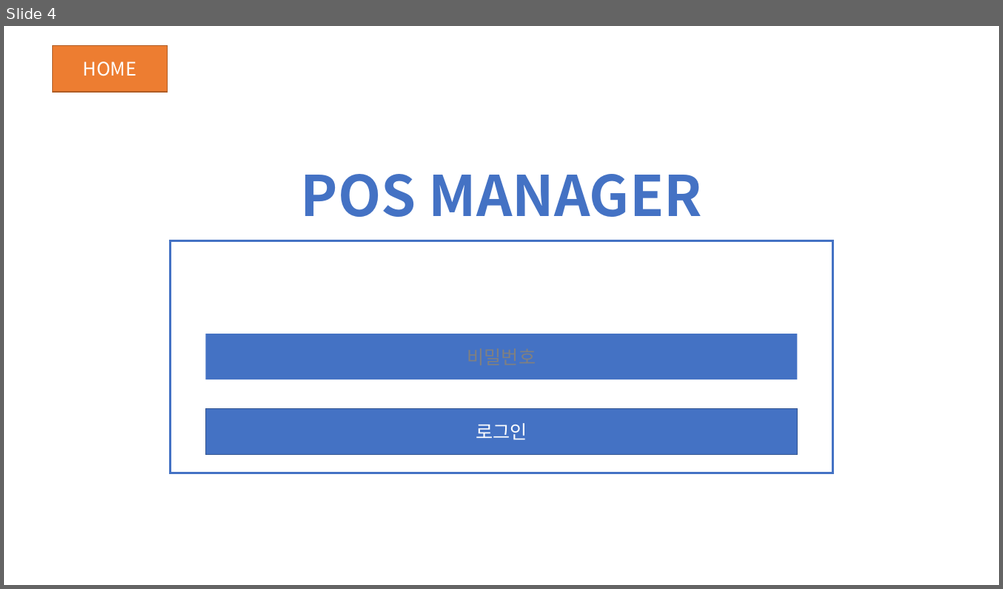
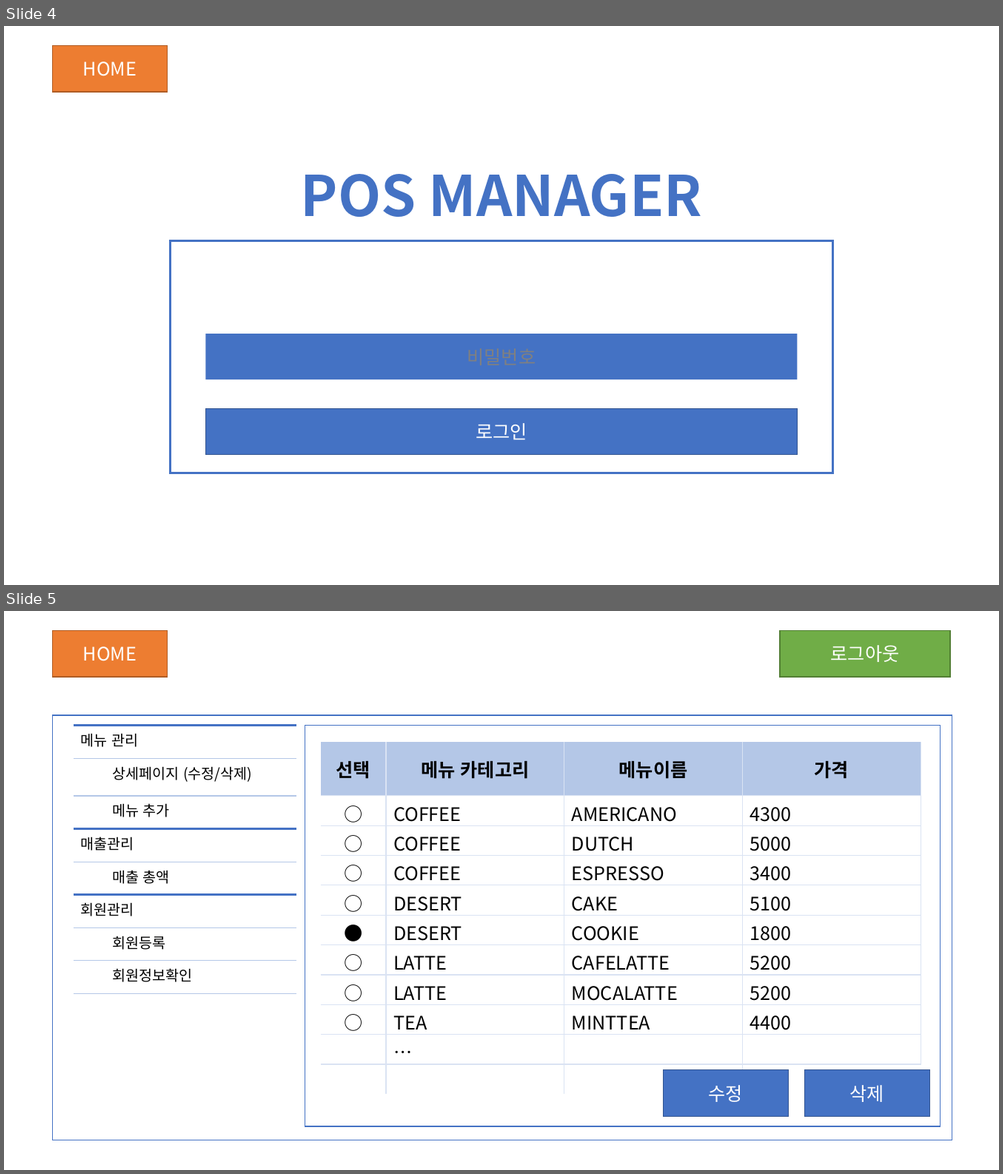
Before and after one commit to JinSolKwon/cafeKiosk, a slide deck: design/키오스크 UI.pptx. Shown one above the other, each under a label of ours: slide 4 before the commit, slides 4 and 5 after it. The pictures are 1003x589 and 1003x1174 pixels, drawn with LibreOffice and Linux fonts; fonts in the diff are those of the drawing. Boxes give left, top, right and bottom in pixels: in the first picture for what was removed or moved away, otherwise in the second. Text is boxed around its words. In the diff, an @@ line names an element or a change of style, - is before the commit and + after.

Commit message:
0924 수정내용 커밋

```diff
--- a/design/키오스크 UI.pptx
+++ b/design/키오스크 UI.pptx
@@ slide 5 added at (4,611,999,1170), background #FFFFFF @@
@@ rectangle added at (53,630,167,677), fill #ED7D31, outline #AF5C24 1 pt, 18 pt, text #FFFFFF @@
+HOME
@@ rectangle added at (780,630,950,677), fill #70AD47, outline #538035 1 pt, 18 pt, text #FFFFFF @@
+로그아웃
@@ rectangle added at (53,715,951,1141), fill #FFFFFF, outline #4472C4 1 pt @@
@@ table added at (74,725,296,994), 8 rows, 2 columns @@
+메뉴 관리 | 
+ | 상세페이지 (수정/삭제)
+ | 메뉴 추가
+매출관리 | 
+ | 매출 총액
+회원관리 | 
+ | 회원등록
+ | 회원정보확인
@@ rectangle added at (304,725,939,1127), fill #FFFFFF, outline #4472C4 1 pt @@
@@ table added at (320,741,921,1093), 11 rows, 4 columns @@
+선택 | 메뉴 카테고리 | 메뉴이름 | 가격
+○ | COFFEE | AMERICANO | 4300
+○ | COFFEE | DUTCH | 5000
+○ | COFFEE | ESPRESSO | 3400
+○ | DESERT | CAKE | 5100
+● | DESERT | COOKIE | 1800
+○ | LATTE | CAFELATTE | 5200
+○ | LATTE | MOCALATTE | 5200
+○ | TEA | MINTTEA | 4400
+ | … |  | 
+ |  |  | 
@@ rectangle added at (663,1071,788,1117), fill #4472C4, outline #325491 1 pt, 18 pt, text #FFFFFF @@
+수정
@@ rectangle added at (805,1071,930,1117), fill #4472C4, outline #325491 1 pt, 18 pt, text #FFFFFF @@
+삭제
```
Also in this commit, not shown: 3 slides changed, 9 other slides added, 1 slide removed, 3 other files.
